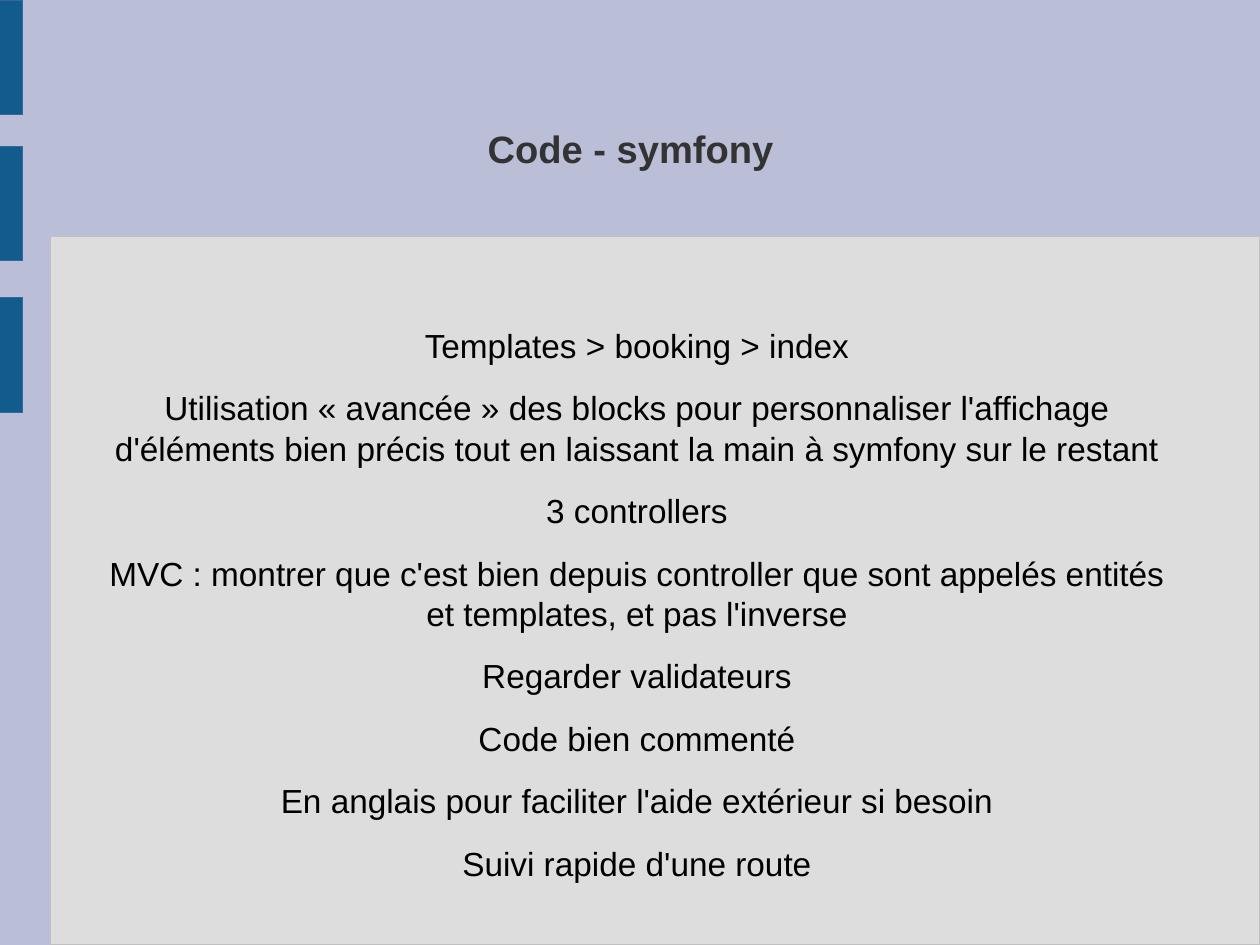
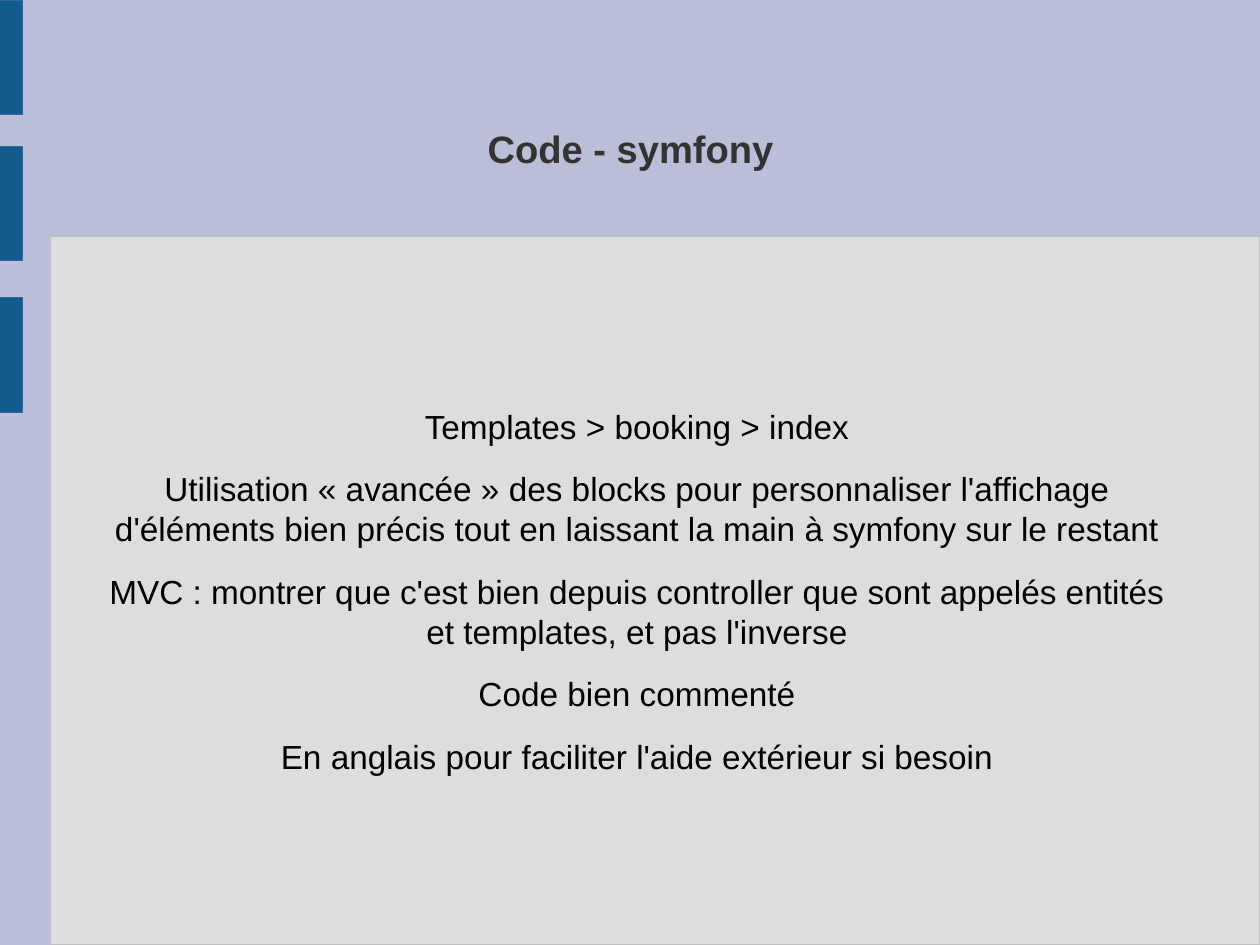
Before and after one commit to frederic-malard/OC_p4_louvre, a slide deck: slide 21 of 3 - diapos.odp (slide 24 before the commit). Drawn at 1260x945 pixels with LibreOffice and Linux fonts; fonts in the diff are those of the drawing. Boxes give left, top, right and bottom in pixels: in the first picture for what was removed or moved away, otherwise in the second. Text is boxed around its words. In the diff, an @@ line names an element or a change of style, - is before the commit and + after.

```diff
--- a/3 - diapos.odp
+++ b/3 - diapos.odp
@@ text at bbox=[109, 415, 1164, 775]: paragraph removed @@
-Suivi rapide d'une route
@@ text "Templates > booking > index": place and size @@
-text "Templates > booking > index" at bbox=[109, 334, 1164, 819]
+text "Templates > booking > index" at bbox=[109, 415, 1164, 775]
@@ text at bbox=[546, 499, 728, 524]: paragraph removed @@
-3 controllers
@@ text at bbox=[482, 664, 791, 694]: paragraph removed @@
-Regarder validateurs
```
Also in this commit, not shown: 7 other slides changed.
